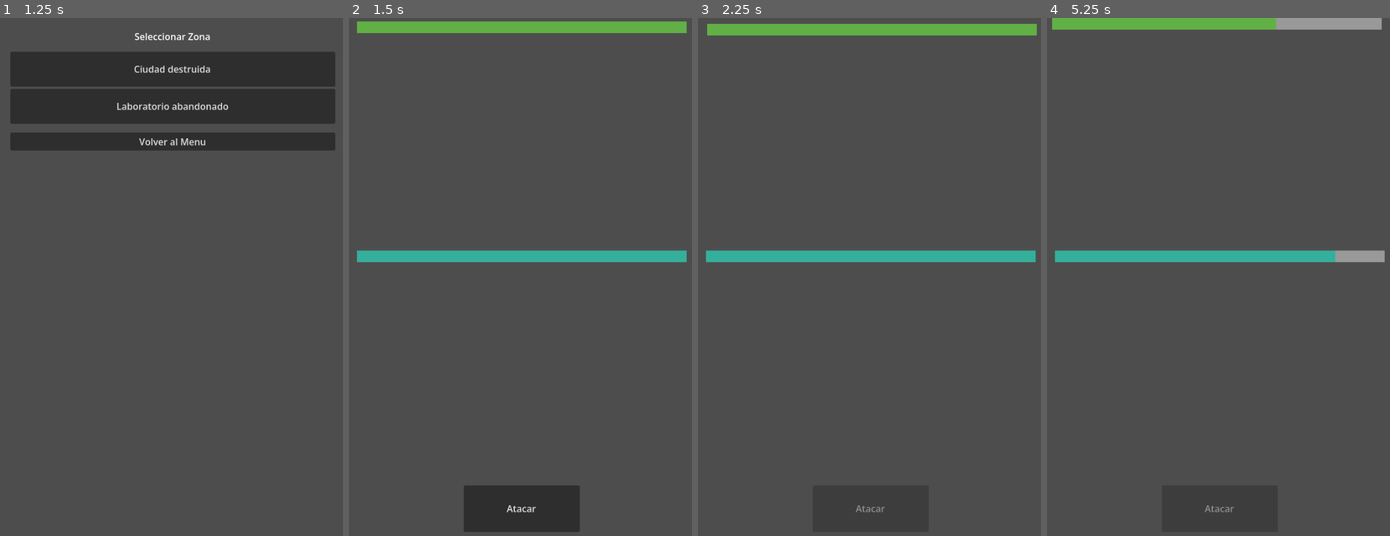
Above: before the commit, frames 1-4 (left to right).
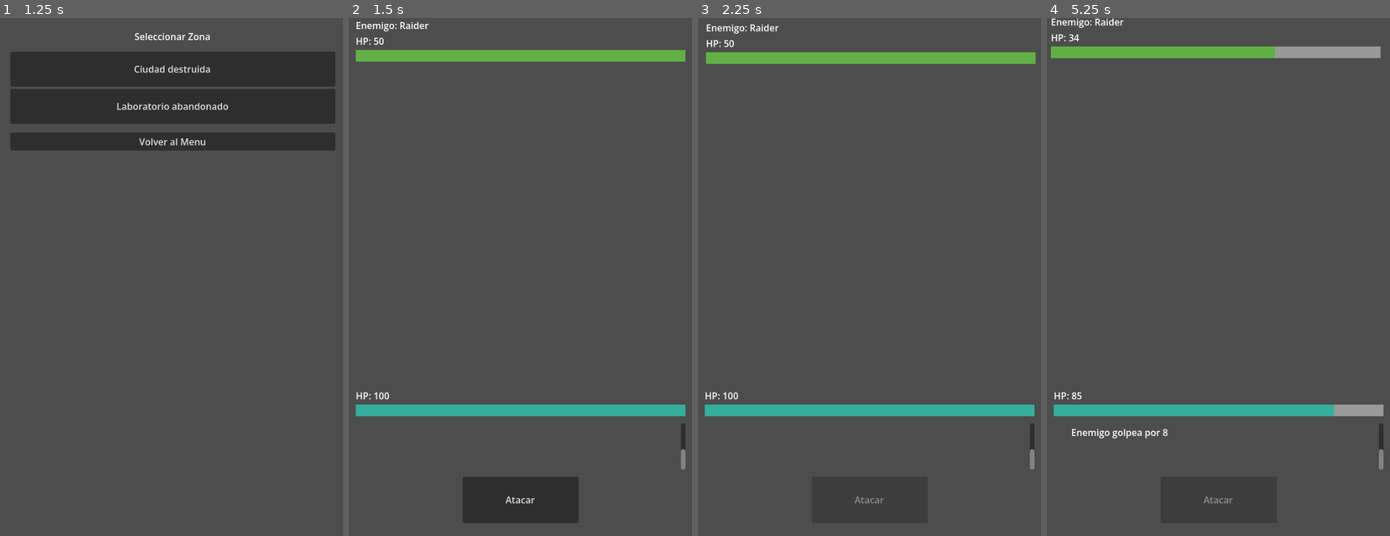
Above: after the commit, the same moments.

Repository: MirandaFrancoCBA/apocalypsheep
Game: Godot game, scene res://scenes/main_menu.tscn
Same seed, same stepped clock (60 frames per second), same inputs: the game is played once before the commit and once after it.
Inputs:
- Up to frame 1 (1.25 s): click "JUGAR" at 0.5 s
- Up to frame 2 (1.5 s): click "Ciudad destruida" at 1.25 s
- Up to frame 3 (2.25 s): click "Atacar" at 2 s
- Up to frame 4 (5.25 s): tap Enter at 2.75 s; click "Atacar" at 3.5 s; tap Space at 4.25 s; click "Atacar" at 5 s

Frame 1 is identical in both runs. In frame 2, 10% of the frame differs, in the area x 1-99%, y 0-100%; in frame 3, 9.2%; in frame 4, 9.5%.

Commit message:
Fix: layout funcionando 90%

Diff:
--- a/scenes/combat_screen.tscn
+++ b/scenes/combat_screen.tscn
@@ -27,7 +27,7 @@
 label_player_hp = NodePath("MarginContainer/VBoxContainer/PlayerContainer/LabelPlayerHP")
 player_hp_bar = NodePath("MarginContainer/VBoxContainer/PlayerContainer/PlayerHPBar")
 player_container = NodePath("MarginContainer/VBoxContainer/PlayerContainer")
-label_result = NodePath("MarginContainer/VBoxContainer/CombatLogContainer/LabelResult")
+label_result = NodePath("MarginContainer/VBoxContainer/CombatLogContainer/MarginContainer/LabelResult")
 log_container = NodePath("MarginContainer/VBoxContainer/CombatLogContainer")
 button_attack = NodePath("MarginContainer/VBoxContainer/ButtonAttack")
 
@@ -36,6 +36,10 @@
 anchors_preset = 15
 anchor_right = 1.0
 anchor_bottom = 1.0
+offset_left = -2.0
+offset_top = -15.0
+offset_right = -2.0
+offset_bottom = -15.0
 grow_horizontal = 2
 grow_vertical = 2
 theme_override_constants/margin_left = 16
@@ -47,35 +51,18 @@
 layout_mode = 2
 theme_override_constants/separation = 12
 
-[node name="EnemyContainer" type="Control" parent="MarginContainer/VBoxContainer" unique_id=1831012932]
+[node name="EnemyContainer" type="VBoxContainer" parent="MarginContainer/VBoxContainer" unique_id=1103525368]
 layout_mode = 2
-size_flags_vertical = 0
 
 [node name="LabelEnemy" type="Label" parent="MarginContainer/VBoxContainer/EnemyContainer" unique_id=2073394795]
-layout_mode = 0
-offset_left = -284.0
-offset_top = 210.0
-offset_right = 284.0
-offset_bottom = 233.0
+layout_mode = 2
 
 [node name="LabelEnemyHP" type="Label" parent="MarginContainer/VBoxContainer/EnemyContainer" unique_id=1800026567]
-layout_mode = 0
-offset_left = -284.0
-offset_top = 12.0
-offset_right = 284.0
-offset_bottom = 35.0
+layout_mode = 2
 
 [node name="EnemyHPBar" type="ProgressBar" parent="MarginContainer/VBoxContainer/EnemyContainer" unique_id=1154476836]
 custom_minimum_size = Vector2(20, 20)
-layout_mode = 1
-anchors_preset = 14
-anchor_top = 0.5
-anchor_right = 1.0
-anchor_bottom = 0.5
-offset_top = -0.5
-offset_bottom = 0.5
-grow_horizontal = 2
-grow_vertical = 2
+layout_mode = 2
 theme_override_styles/background = SubResource("StyleBoxFlat_uvqtf")
 theme_override_styles/fill = SubResource("StyleBoxFlat_42k13")
 step = 1.0
@@ -85,42 +72,40 @@
 layout_mode = 2
 size_flags_vertical = 2
 
-[node name="PlayerContainer" type="Control" parent="MarginContainer/VBoxContainer" unique_id=1197238035]
+[node name="PlayerContainer" type="VBoxContainer" parent="MarginContainer/VBoxContainer" unique_id=1570036285]
 layout_mode = 2
 size_flags_vertical = 0
 
 [node name="LabelPlayerHP" type="Label" parent="MarginContainer/VBoxContainer/PlayerContainer" unique_id=1411385085]
-layout_mode = 0
-offset_left = -284.0
-offset_top = 511.0
-offset_right = 284.0
-offset_bottom = 534.0
+layout_mode = 2
 
 [node name="PlayerHPBar" type="ProgressBar" parent="MarginContainer/VBoxContainer/PlayerContainer" unique_id=2079215107]
 custom_minimum_size = Vector2(20, 20)
-layout_mode = 1
-anchors_preset = 14
-anchor_top = 0.5
-anchor_right = 1.0
-anchor_bottom = 0.5
-offset_top = -2.0
-offset_bottom = 2.0
-grow_horizontal = 2
-grow_vertical = 2
+layout_mode = 2
 theme_override_styles/background = SubResource("StyleBoxFlat_icss1")
 theme_override_styles/fill = SubResource("StyleBoxFlat_032jr")
 step = 1.0
 show_percentage = false
 
 [node name="CombatLogContainer" type="ScrollContainer" parent="MarginContainer/VBoxContainer" unique_id=1739706393]
-custom_minimum_size = Vector2(0, 120)
-layout_mode = 2
-size_flags_vertical = 2
-
-[node name="LabelResult" type="Label" parent="MarginContainer/VBoxContainer/CombatLogContainer" unique_id=771717333]
+custom_minimum_size = Vector2(0, 80)
 layout_mode = 2
 size_flags_vertical = 0
-autowrap_mode = 3
+
+[node name="MarginContainer" type="MarginContainer" parent="MarginContainer/VBoxContainer/CombatLogContainer" unique_id=1638176513]
+layout_mode = 2
+size_flags_horizontal = 3
+size_flags_vertical = 3
+theme_override_constants/margin_left = 30
+theme_override_constants/margin_top = 30
+theme_override_constants/margin_right = 30
+theme_override_constants/margin_bottom = 30
+
+[node name="LabelResult" type="Label" parent="MarginContainer/VBoxContainer/CombatLogContainer/MarginContainer" unique_id=771717333]
+custom_minimum_size = Vector2(0, 150)
+layout_mode = 2
+size_flags_vertical = 1
+autowrap_mode = 2
 clip_text = true
 
 [node name="ButtonAttack" type="Button" parent="MarginContainer/VBoxContainer" unique_id=1997688783]
--- a/scripts/ui/combat_screen.gd
+++ b/scripts/ui/combat_screen.gd
@@ -18,6 +18,11 @@
 @export var button_attack: Button
 
 # ─────────────────────────────────────────
+# CONFIG
+# ─────────────────────────────────────────
+const MAX_LOG_LINES := 8
+
+# ─────────────────────────────────────────
 # DATA
 # ─────────────────────────────────────────
 var player: Player
@@ -34,7 +39,7 @@
 	_setup_combat()
 
 # ─────────────────────────────────────────
-# VALIDACIÓN (te salva la vida)
+# VALIDACIÓN
 # ─────────────────────────────────────────
 func _validate_nodes() -> void:
 	var nodes = [
@@ -55,7 +60,6 @@
 	player = Player.from_game_manager()
 	enemy = _generate_enemy()
 
-	# HP BARS
 	player_hp_bar.min_value = 0
 	player_hp_bar.max_value = player.max_hp
 	player_hp_bar.value = player.hp
@@ -66,8 +70,10 @@
 
 	label_enemy.text = "Enemigo: " + enemy.name
 
+	label_result.text = ""
+	add_log("⚔️ Combate contra " + enemy.name)
+
 	_update_ui()
-	label_result.text = ""
 
 # ─────────────────────────────────────────
 # UI UPDATE
@@ -91,6 +97,7 @@
 
 	button_attack.disabled = true
 
+	# ATAQUE JUGADOR
 	var result = combat_system.player_attack(player, enemy)
 
 	await _flash(enemy_container, Color.RED)
@@ -98,10 +105,9 @@
 
 	if result["is_crit"]:
 		await _flash(enemy_container, Color.YELLOW)
-
-	_add_log("💥 CRÍTICO! " + str(result["damage"]))
-	if not result["is_crit"]:
-		_add_log("Golpeaste por " + str(result["damage"]))
+		add_log("💥 CRÍTICO! " + str(result["damage"]))
+	else:
+		add_log("Golpeaste por " + str(result["damage"]))
 
 	_update_ui()
 
@@ -111,7 +117,7 @@
 
 	await get_tree().create_timer(0.6).timeout
 
-	# ENEMIGO
+	# ATAQUE ENEMIGO
 	result = combat_system.enemy_attack(player, enemy)
 
 	await _flash(player_container, Color.RED)
@@ -119,11 +125,9 @@
 
 	if result["is_crit"]:
 		await _flash(player_container, Color.YELLOW)
-
-	if result["is_crit"]:
-		_add_log("⚠️ CRÍTICO enemigo! " + str(result["damage"]))
+		add_log("⚠️ CRÍTICO enemigo! " + str(result["damage"]))
 	else:
-		_add_log("Enemigo golpea por " + str(result["damage"]))
+		add_log("Enemigo golpea por " + str(result["damage"]))
 
 	_update_ui()
 
@@ -134,12 +138,23 @@
 	button_attack.disabled = false
 
 # ─────────────────────────────────────────
-# LOG (AUTO SCROLL)
-# ─────────────────────────────────────────
-func _add_log(text: String) -> void:
-	label_result.text += text + "\n"
+# LOG (PRO + AUTO SCROLL + LIMIT)
+# ─────────────────────────────────────────
+func add_log(text: String) -> void:
+	var lines := []
+
+	if label_result.text != "":
+		lines = label_result.text.split("\n")
+
+	lines.append(text)
+
+	if lines.size() > MAX_LOG_LINES:
+		lines.remove_at(0)
+
+	label_result.text = "\n".join(lines)
 
 	await get_tree().process_frame
+
 	log_container.scroll_vertical = log_container.get_v_scroll_bar().max_value
 
 # ─────────────────────────────────────────
@@ -160,8 +175,7 @@
 
 	for e in data:
 		if e["id"] == random_id:
-			return Enemy.new().from_dict(e)
-
+			return Enemy.from_dict(e)
 	return Enemy.new()
 
 func _end_combat(result: String) -> void:
@@ -172,9 +186,9 @@
 	if result == "victory":
 		var xp_gained = 20
 		GameManager.add_xp(xp_gained)
-		_add_log("Ganaste " + str(xp_gained) + " XP")
-
-	label_result.text += "\nResultado: " + result
+		add_log("✨ Ganaste " + str(xp_gained) + " XP")
+
+	add_log("🏁 Resultado: " + result)
 
 	button_attack.disabled = true
 
@@ -194,8 +208,8 @@
 	var original_pos = node.position
 
 	for i in range(5):
-		node.position.x += randi_range(-5, 5)
-		node.position.y += randi_range(-5, 5)
+		node.position.x += float(randi_range(-5, 5))
+		node.position.y += float(randi_range(-5, 5))
 		await get_tree().create_timer(0.02).timeout
 
 	node.position = original_pos
